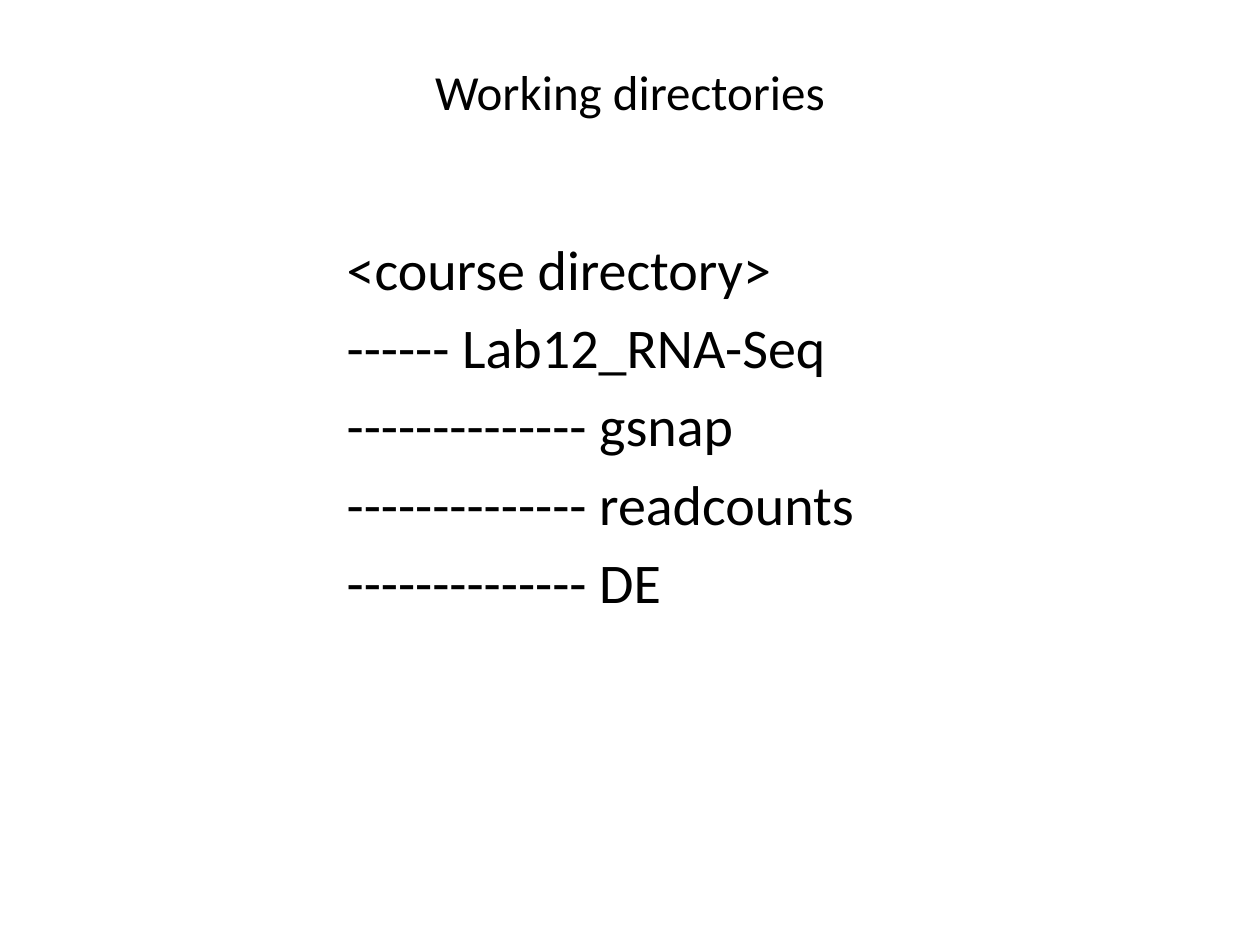
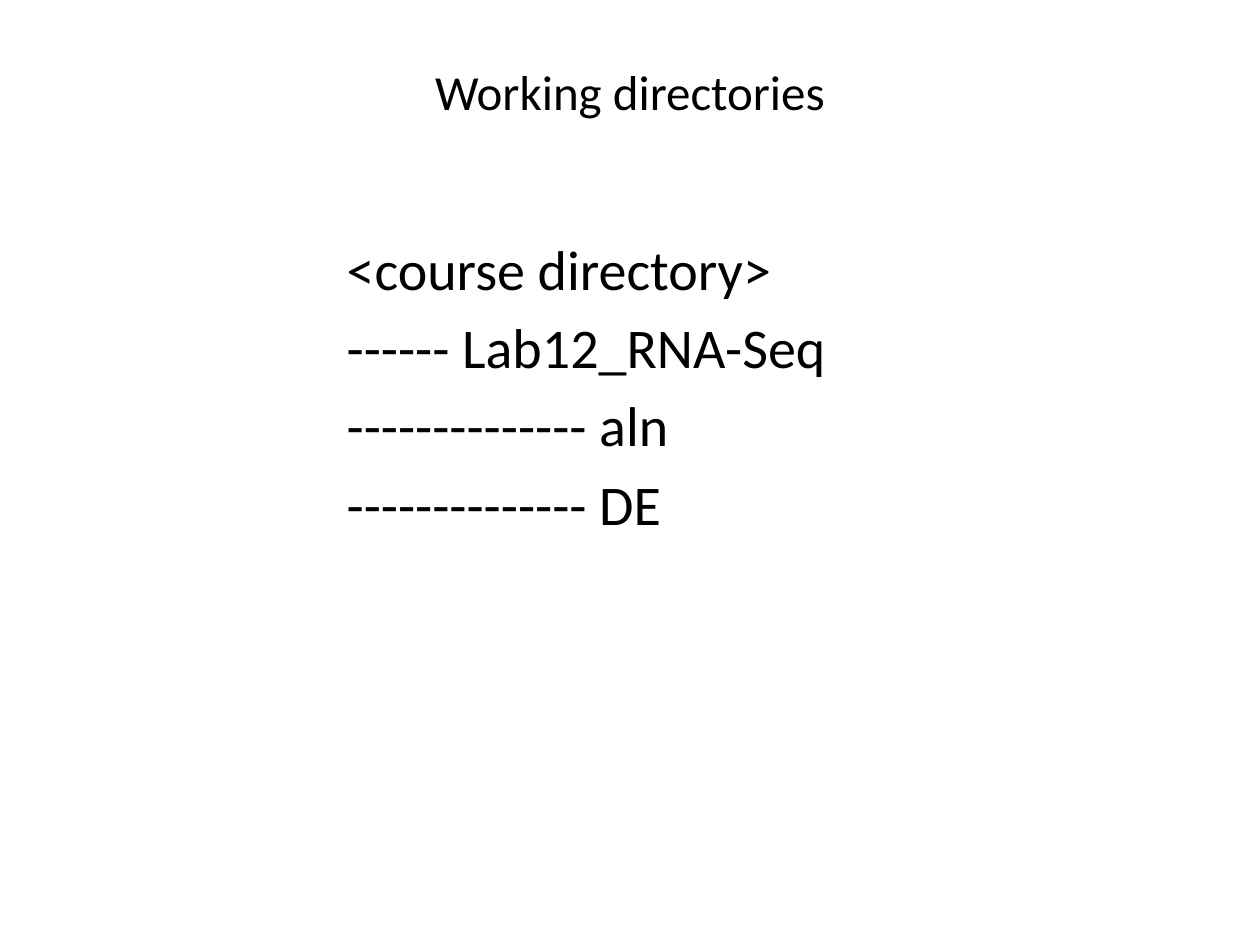
Before and after one commit to ravinpoudel/PLPTH813Bioinformatics, a slide deck: slide 3 of labs/lab12_DE.pptx. Drawn at 1260x945 pixels with LibreOffice and Linux fonts; fonts in the diff are those of the drawing. Boxes give left, top, right and bottom in pixels: in the first picture for what was removed or moved away, otherwise in the second. Text is boxed around its words. In the diff, an @@ line names an element or a change of style, - is before the commit and + after.

```diff
--- a/labs/lab12_DE.pptx
+++ b/labs/lab12_DE.pptx
@@ text at (599, 407, 668, 447): text changed @@
--------------- gsnap
--------------- readcounts
+-------------- aln
```
Also in this commit, not shown: 2 other slides changed.
